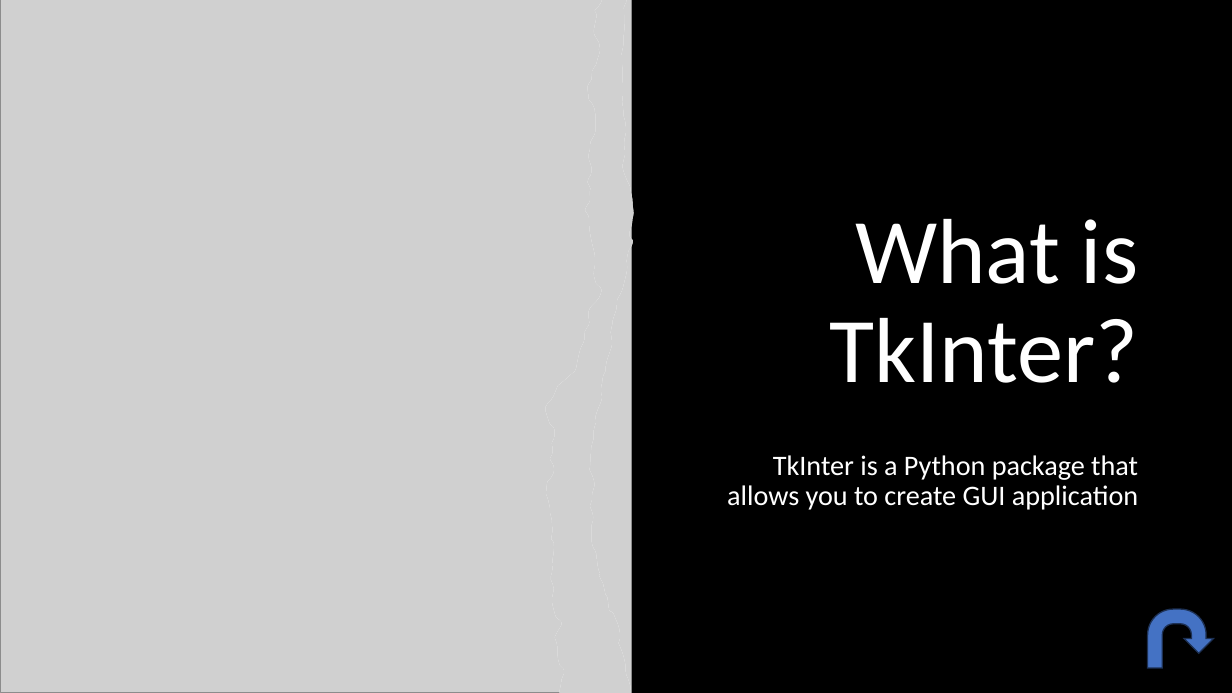
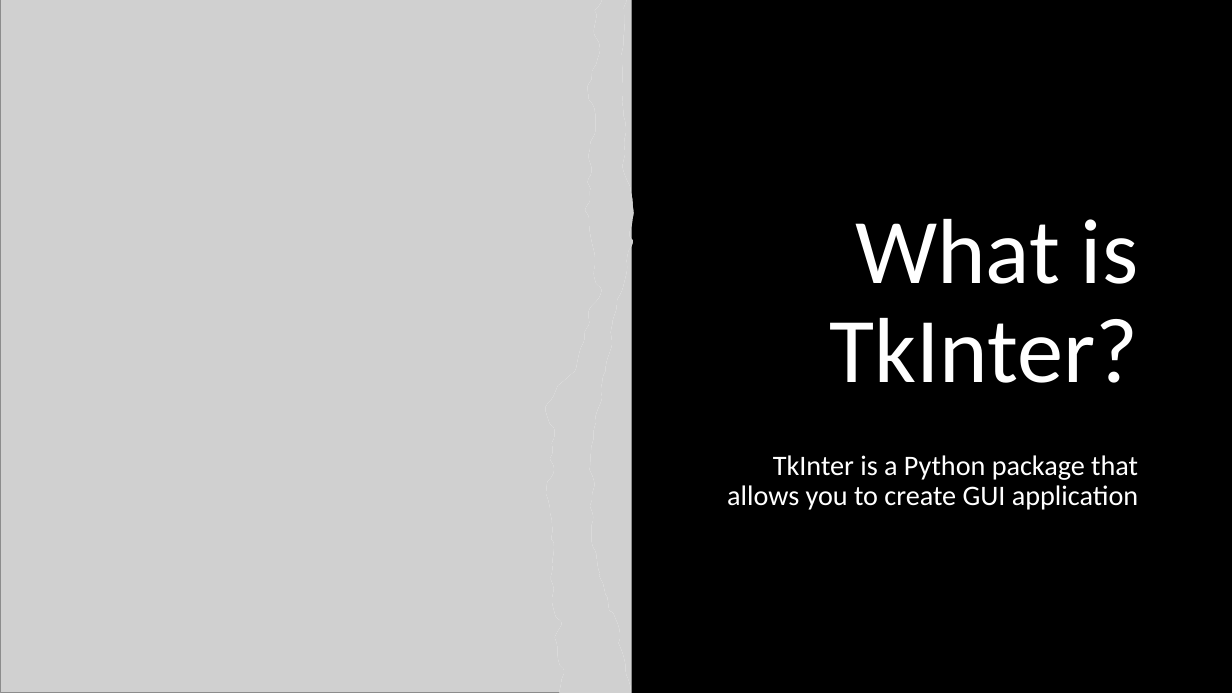
Before and after one commit to 24tweikel/TkInterTutorial, a slide deck: slide 3 of tkinter.pptx. Drawn at 1232x693 pixels with LibreOffice and Linux fonts; fonts in the diff are those of the drawing; grey boxes stand for pictures. Boxes give left, top, right and bottom in pixels: in the first picture for what was removed or moved away, otherwise in the second. Text is boxed around its words. In the diff, an @@ line names an element or a change of style, - is before the commit and + after.

```diff
--- a/tkinter.pptx
+++ b/tkinter.pptx
@@ uturn arrow removed at (x1=1148, y1=609, x2=1214, y2=668) @@
```
Also in this commit, not shown: 2 other slides changed, 3 slides added, 1 slide removed.
